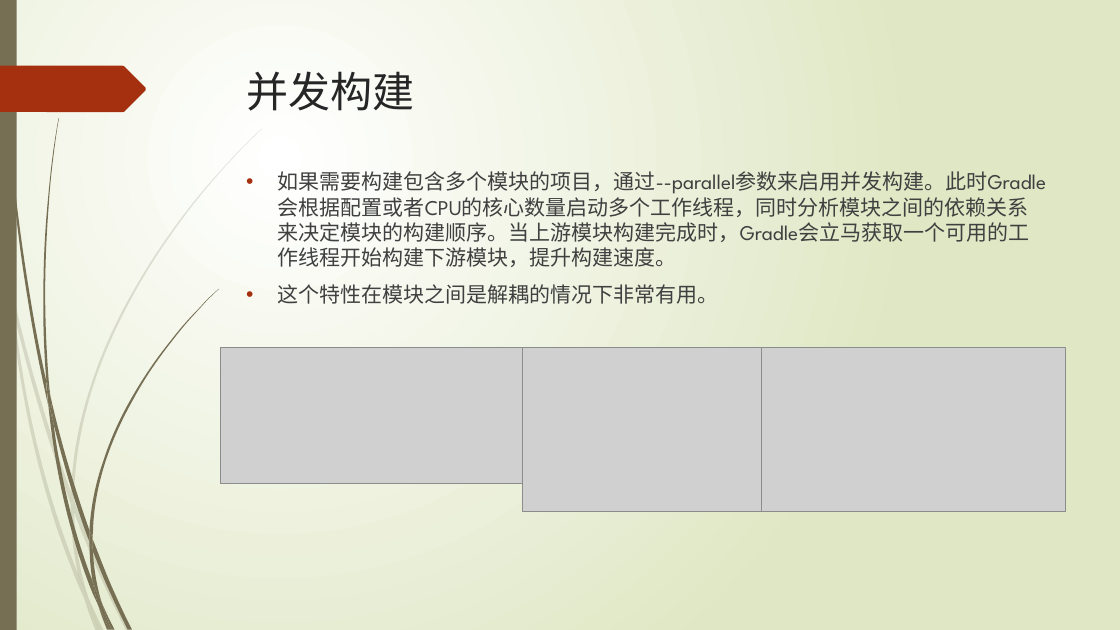
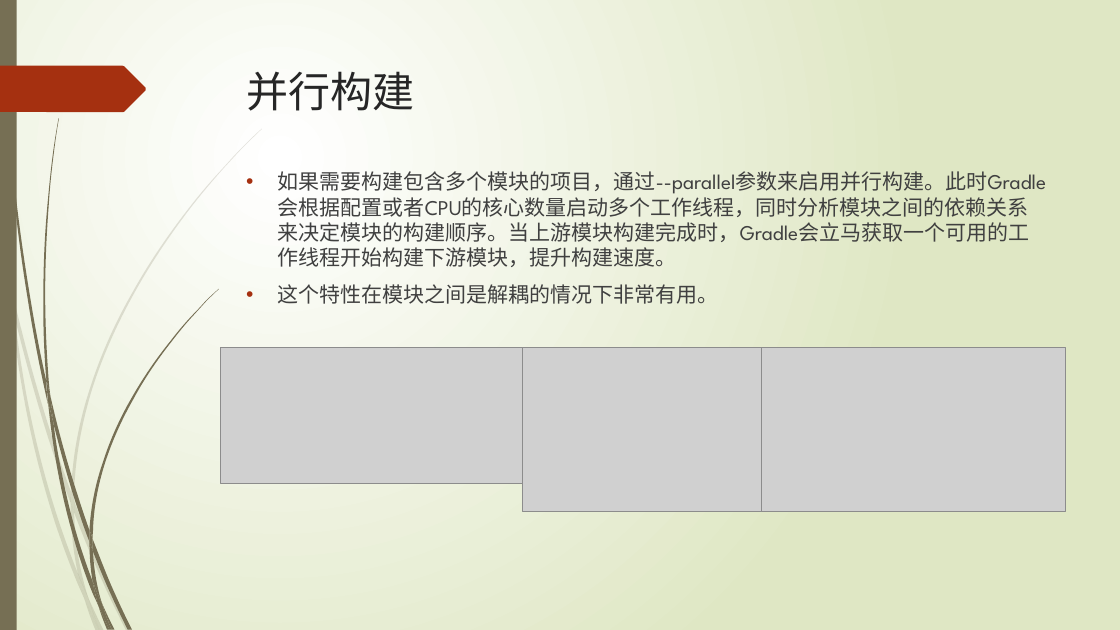
Before and after one commit to xljnc/gradle-springboot-plugin, a slide deck: slide 21 of doc/Gradle浅析.pptx. Drawn at 1120x630 pixels with LibreOffice and Linux fonts; fonts in the diff are those of the drawing; grey boxes stand for pictures. Boxes give left, top, right and bottom in pixels: in the first picture for what was removed or moved away, otherwise in the second. Text is boxed around its words. In the diff, an @@ line names an element or a change of style, - is before the commit and + after.

Commit message:
配置文件 by qiyu 2021-12-29

```diff
--- a/doc/Gradle浅析.pptx
+++ b/doc/Gradle浅析.pptx
@@ title at [247,71,415,111]: text changed @@
-并发构建
+并行构建
@@ text at [278,168,1046,267]: text changed @@
-• 如果需要构建包含多个模块的项目，通过--parallel参数来启用并发构建。此时Gradle会根据配置或者CPU的核心数量启动多个工作线程，同时分析模块之间的依赖关系来决定模块的构建顺序。当上游模块构建完成时，Gradle会立马获取一个可用的工作线程开始构建下游模块，提升构建速度。
+• 如果需要构建包含多个模块的项目，通过--parallel参数来启用并行构建。此时Gradle会根据配置或者CPU的核心数量启动多个工作线程，同时分析模块之间的依赖关系来决定模块的构建顺序。当上游模块构建完成时，Gradle会立马获取一个可用的工作线程开始构建下游模块，提升构建速度。
```
Also in this commit, not shown: 2 slides added.
